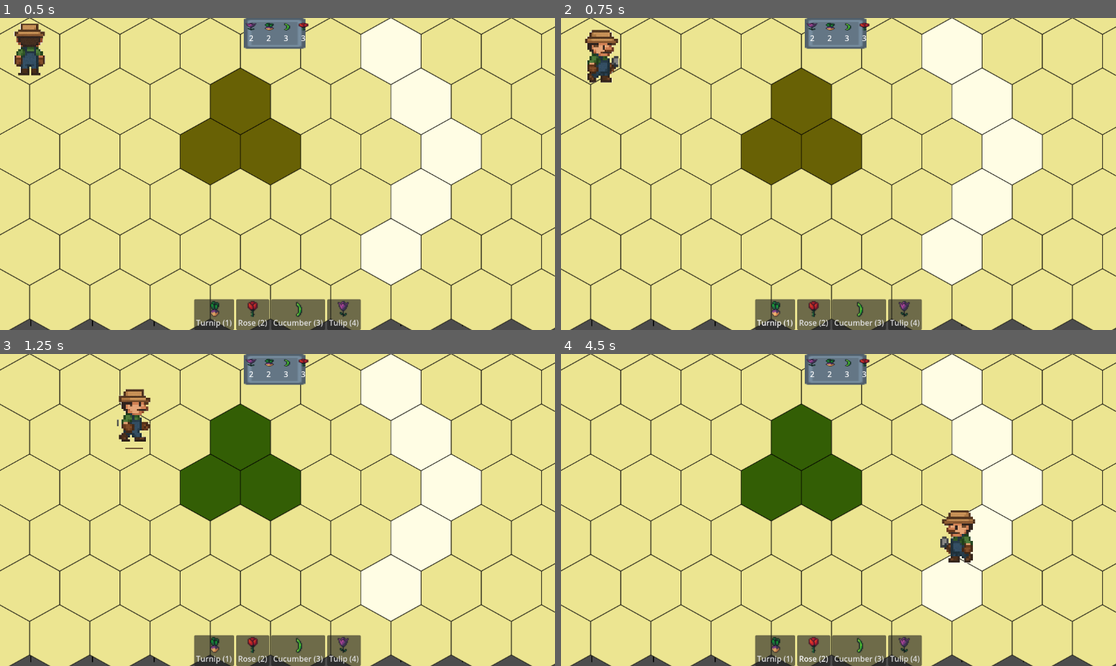
Above: before the commit, frames 1-4 (two rows, left to right).
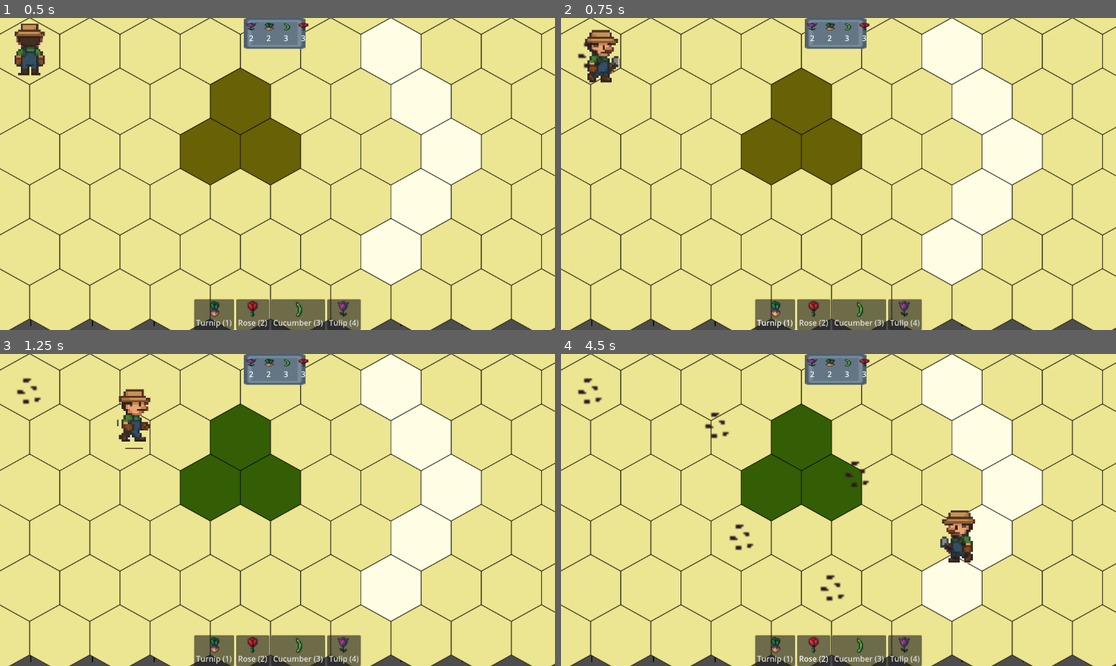
Above: after the commit, the same moments.

Repository: BlueDespero/slavicgamejam2025
Game: Godot game, scene res://main.tscn
The game is run twice, just before and just after one commit, with the same random seed, the same clock (stepped at 60 frames per second) and the same inputs.
Inputs (mouse positions are in pixels of both pictures, inside the frame that each line leads up to):
- Up to frame 1 (0.5 s): no input
- Up to frame 2 (0.75 s): tap Enter at 0.5 s; move the mouse to (960, 158) at 0.52 s; tap 1 at 0.6 s; click (960, 158) at 0.67 s
- Up to frame 3 (1.25 s): no input
- Up to frame 4 (4.5 s): move the mouse to (727, 525) at 1.27 s; tap one key every 0.75 s from 1.35 s: 2 3 4 1 2; click (727, 525) at 1.42 s; move the mouse to (894, 441) at 2.02 s; click (894, 441) at 2.17 s; move the mouse to (810, 572) at 2.77 s; click (810, 572) at 2.92 s; move the mouse to (1005, 556) at 3.52 s; click (1005, 556) at 3.67 s; move the mouse to (672, 463) at 4.27 s; click (672, 463) at 4.42 s

Frame 1 is identical in both runs. In frame 2, less than 0.1% of the frame differs, in the area x 3-8%, y 7-17%; in frame 3, 0.1%; in frame 4, 0.6%, in the area x 3-74%, y 7-80%.

Commit message:
Working adding children

Diff:
--- a/EventBus.gd
+++ b/EventBus.gd
@@ -1,3 +1,3 @@
 extends Node
 
-signal plant_selected(plant_key: String)
+signal plant_selected(plant_cls)
--- a/map.gd
+++ b/map.gd
@@ -9,18 +9,12 @@
 func _ready():
 	player.tile_map = tile_map
 	EventBus.plant_selected.connect(Callable(self, "_on_plant_selected"))
-	var conns = EventBus.plant_selected.get_connections()
-	print(conns)
 
-func _on_plant_selected(plant_cls: Plant):
-	# var plant_data = Constants.get_plant_by_key(plant_key)
-	# if plant_data:
-	#     var new_plant = preload("res://plant_scene.tscn").instantiate()
-	#     new_plant.setup(plant_data)
-	#     new_plant.global_position = get_global_mouse_position() # Or some other logic
-	#     add_child(new_plant)
-	print('HEHHEHEHEHEHEH')
+func _on_plant_selected(plant_cls):
 	var curr_tile = tile_map.local_to_map(player.position)
-	var plant = plant_cls.create_scene(player.position)
-	print(player.position)
+	print("???")
+	var obj = plant_cls.new()
+	var plant = obj.create_scene(player.position)
 	add_child(plant)
+	print(self.get_children())
+	print('?')
--- a/plants/Cucumber/cucumber_plant.gd
+++ b/plants/Cucumber/cucumber_plant.gd
@@ -4,6 +4,7 @@
 func _ready():
 	plant_name = "Cucumber"
 	growth_stages = 6
+	scene = preload("res://plants/Cucumber/CucumberPlant.tscn")
 	super._ready()
 
 func update_sprite():
--- a/plants/Rose/RoseScene.tscn
+++ b/plants/Rose/RoseScene.tscn
@@ -54,6 +54,7 @@
 }]
 
 [node name="RoseScene" type="RigidBody2D"]
+gravity_scale = 0.88
 script = ExtResource("1_86kvf")
 
 [node name="AnimatedSprite2D" type="AnimatedSprite2D" parent="."]
--- a/plants/Rose/rose_plant.gd
+++ b/plants/Rose/rose_plant.gd
@@ -4,6 +4,7 @@
 func _ready():
 	plant_name = "Rose"
 	growth_stages = 6
+	scene = preload("res://plants/Rose/RoseScene.tscn")
 	super._ready()
 
 func update_sprite():
--- a/plants/Turnip/turnip_plant.gd
+++ b/plants/Turnip/turnip_plant.gd
@@ -4,6 +4,7 @@
 func _ready():
 	plant_name = "Turnip"
 	growth_stages = 6
+	scene = preload("res://plants/Turnip/TurnipScene.tscn")
 	super._ready()
 
 func update_sprite():
